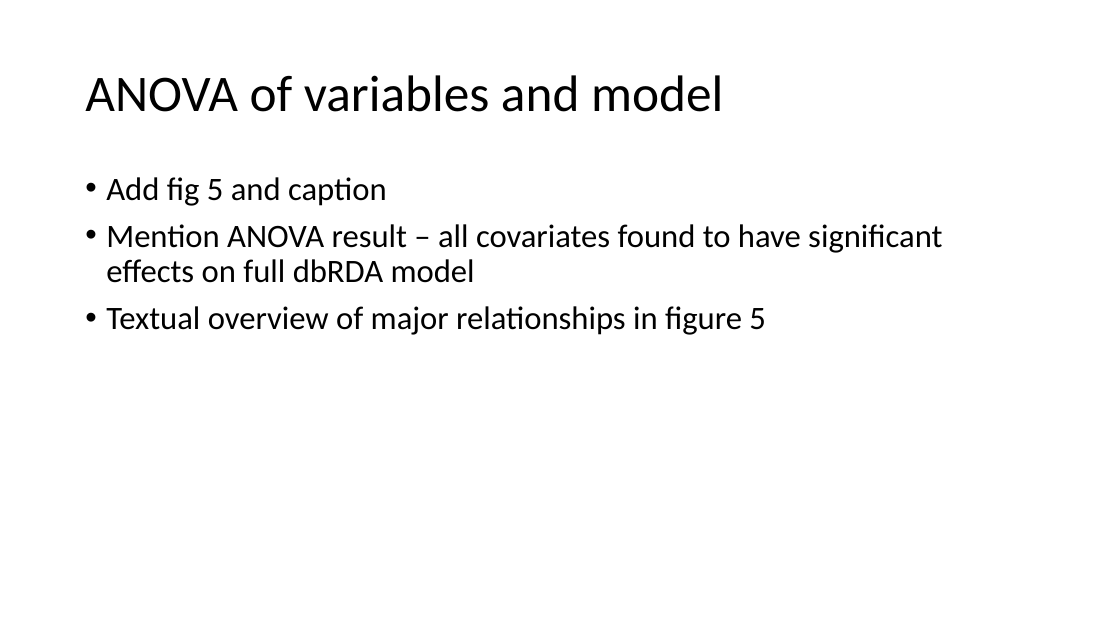
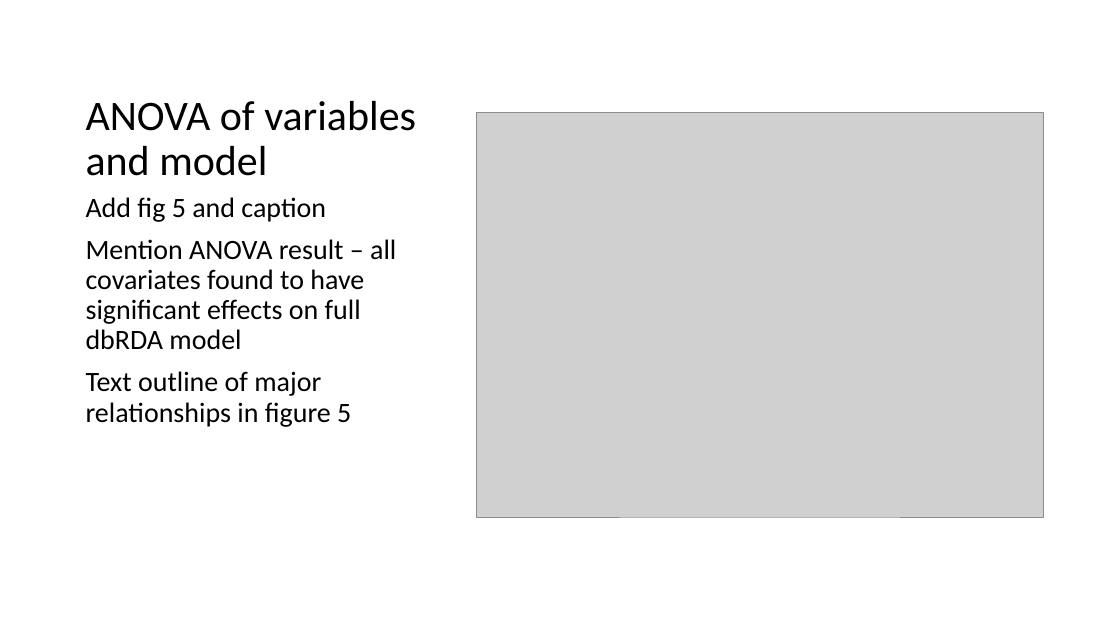
Before and after one commit to LukeABobay/larval-fish-community-analysis, a slide deck: slide 14 of PICES 2026 Presentation.pptx. Drawn at 1120x630 pixels with LibreOffice and Linux fonts; fonts in the diff are those of the drawing; grey boxes stand for pictures. Boxes give left, top, right and bottom in pixels: in the first picture for what was removed or moved away, otherwise in the second. Text is boxed around its words. In the diff, an @@ line names an element or a change of style, - is before the commit and + after.

Commit message:
Continue outlining slides and add figures

```diff
--- a/PICES 2026 Presentation.pptx
+++ b/PICES 2026 Presentation.pptx
@@ title "ANOVA of variables and model": place and size @@
-title "ANOVA of variables and model" at <box>85,75,723,112</box>
+title "ANOVA of variables and model" at <box>86,101,416,176</box>
@@ title "ANOVA of variables and model" at <box>86,101,416,176</box>: size 44 to 36 pt; vertical alignment middle to bottom @@
@@ picture added at <box>476,112,1044,517</box> @@
@@ text "Add fig 5 and caption": place and size @@
-text "Add fig 5 and caption" at <box>106,177,942,335</box>
+text "Add fig 5 and caption" at <box>86,197,396,427</box>
@@ text at <box>86,197,396,350</box>: size 28 to 24 pt in "Add fig 5 and caption", "Mention ANOVA result – all covariates found ..."; bullet • to none @@
@@ text at <box>86,371,351,427</box>: text changed; size 28 to 24 pt @@
-• Textual overview of major relationships in figure 5
+Text outline of major relationships in figure 5
```
Also in this commit, not shown: 9 other slides changed, 6 slides added.
